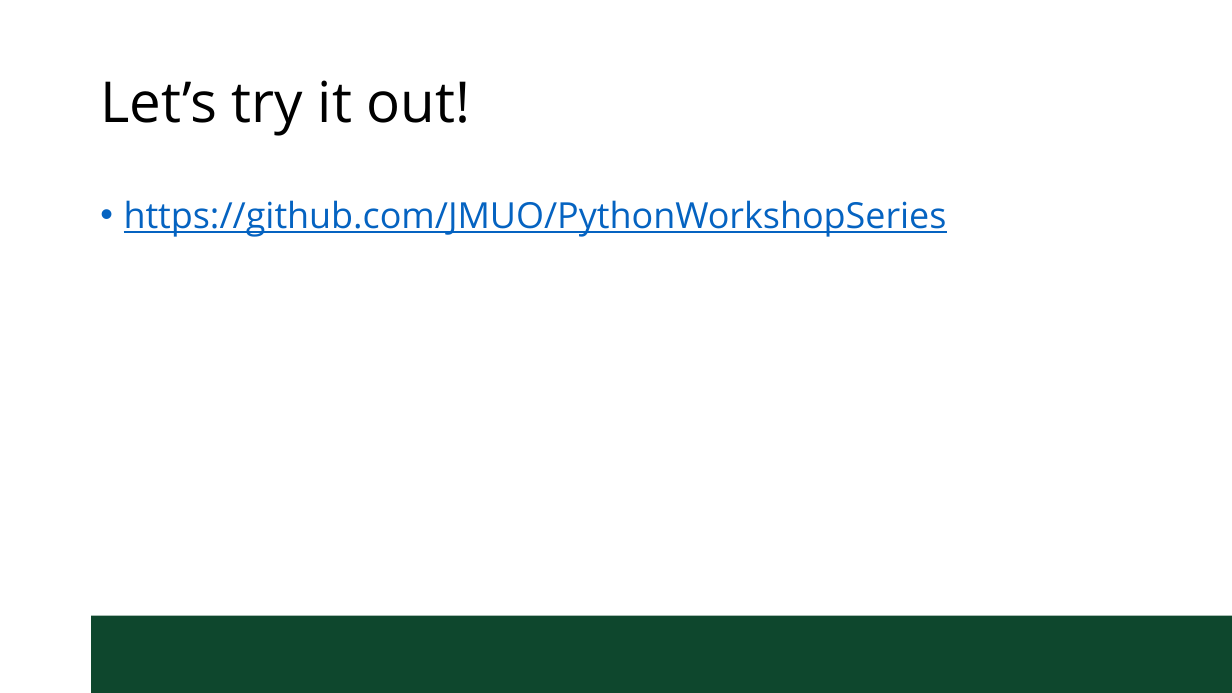
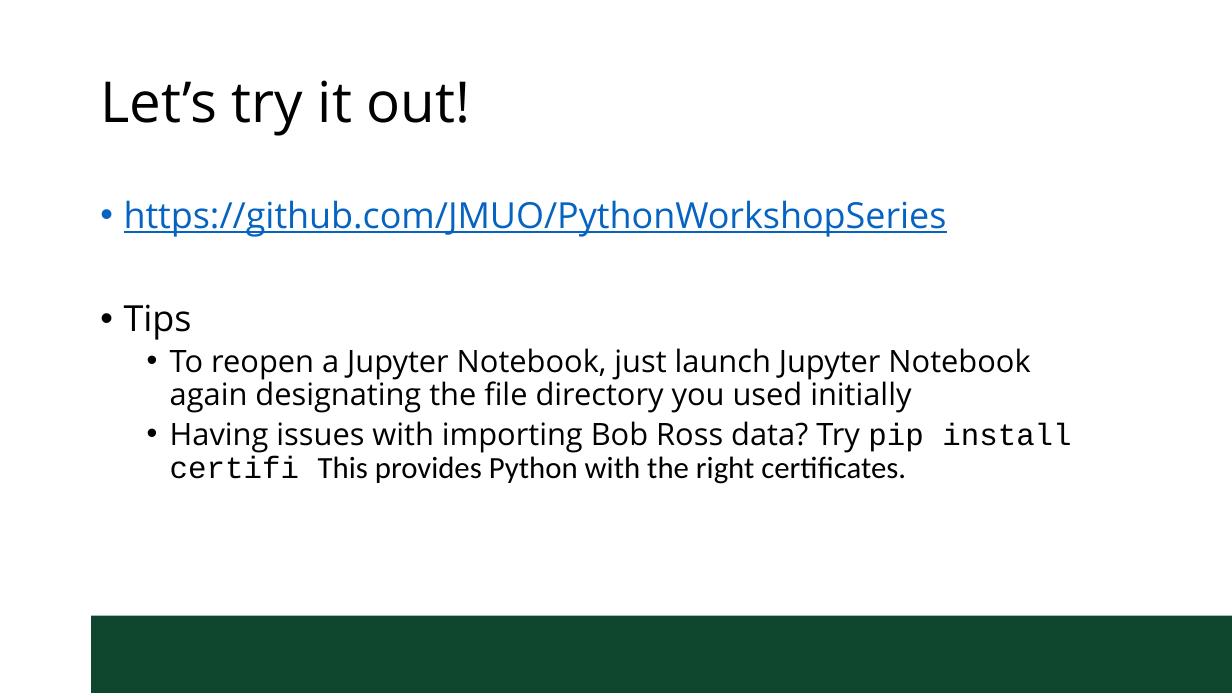
Before and after one commit to uodataservices/PythonWorkshopSeries, a slide deck: slide 13 of Python Workshop I.pptx. Drawn at 1232x693 pixels with LibreOffice and Linux fonts; fonts in the diff are those of the drawing; background and template pictures are left out. Boxes give left, top, right and bottom in pixels: in the first picture for what was removed or moved away, otherwise in the second. Text is boxed around its words. In the diff, an @@ line names an element or a change of style, - is before the commit and + after.

```diff
--- a/Python Workshop I.pptx
+++ b/Python Workshop I.pptx
@@ text at <box>124,304,1071,484</box>: paragraphs added @@
+• Tips
+  • To reopen a Jupyter Notebook, just launch Jupyter Notebook again designating the file directory you used initially
+  • Having issues with importing Bob Ross data? Try pip install certifi This provides Python with the right certificates.
```
Also in this commit, not shown: 1 other slide changed.
